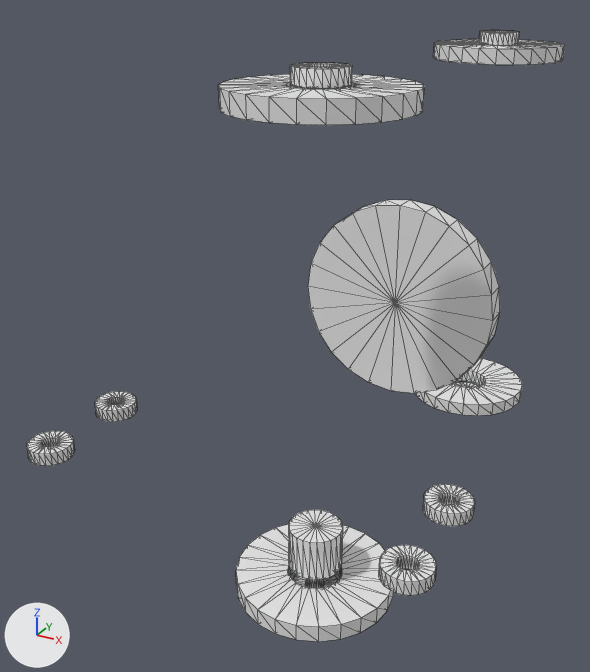
Before and after pictures for a commit that changed the OBJ model assets/elexhub/provisional/meshes/turret__steel.obj.
Before and after are seen from a 50 mm lens placed at (0.034, -0.1215, 0.0362), pointed at (-0.0143, -0.0337, -0.0077). The lights are fixed; the arrows at lower left show +X, +Y and +Z. The picture after the commit comes second. Mesh edges are drawn as thin lines. Where no turn or scale is listed for an object, it has been applied to the vertices.

Objects in the first picture: 'turret__steel'.
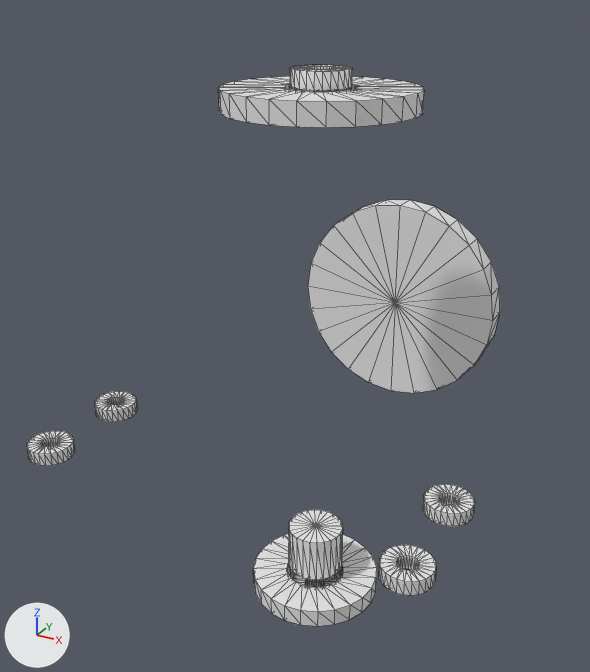
The change, as a list of edits to the scene's bpy script:
```text
Change me_turret__steel:
    used by ob_turret__steel; location = (0.0, 0.0, 0.0)
    remove me_turret__steel.from_pydata(...)  # 1252 vertices, 2496 faces; spans x -0.0357..0.0157, y -0.064..0.009, z -0.0291..0.0291
    add me_turret__steel.from_pydata(...)  # 868 vertices, 1728 faces; spans x -0.0357..0.0157, y -0.064..-0.0315, z -0.0289..0.0289
    me_turret__steel part 1: the loose piece of 96 vertices spanning x -0.0027..0.0027, y -0.0577..-0.0523, z -0.0291..-0.0275 is moved by (0.0, 0.0, 0.0002)
    me_turret__steel part 2: the loose piece of 96 vertices spanning x -0.009..0.009, y -0.064..-0.046, z 0.0255..0.0275 is moved by (0.0, 0.0, -0.0002)
    me_turret__steel part 3: the loose piece of 96 vertices spanning x -0.0027..0.0027, y -0.0577..-0.0523, z 0.0275..0.0291 is moved by (0.0, 0.0, -0.0002)
    me_turret__steel part 4: the loose piece of 96 vertices spanning x -0.009..0.009, y -0.064..-0.046, z -0.0275..-0.0255 is rebuilt with 96 vertices and now spans x -0.007..0.007, y -0.062..-0.048, z -0.0273..-0.0253
    me_turret__steel part 5: the loose piece of 96 vertices spanning x -0.009..0.009, y -0.009..0.009, z -0.0275..-0.0255 is deleted
    me_turret__steel part 6: the loose piece of 96 vertices spanning x -0.0027..0.0027, y -0.0027..0.0027, z -0.0291..-0.0275 is deleted
    me_turret__steel part 7: the loose piece of 96 vertices spanning x -0.009..0.009, y -0.009..0.009, z 0.0255..0.0275 is deleted
    me_turret__steel part 8: the loose piece of 96 vertices spanning x -0.0027..0.0027, y -0.0027..0.0027, z 0.0275..0.0291 is deleted
```

Boxes (x1, y1, x2, y2) around the edits, measured in the pictures (590 x 672 px; the box of a moved part takes in the faces that stretch with it):
'turret__steel', reshaped (12% narrower, 8% shorter)
    before: (27, 31, 565, 642)
    after: (27, 65, 500, 626)
part 1 of me_turret__steel, moved or reshaped
    before: (293, 575, 337, 588)
    after: (292, 574, 338, 587)
part 2 of me_turret__steel, moved or reshaped
    before: (218, 74, 424, 125)
    after: (218, 76, 424, 128)
part 3 of me_turret__steel, moved or reshaped
    before: (290, 63, 352, 89)
    after: (290, 65, 352, 91)
part 4 of me_turret__steel, rebuilt (21% narrower, 22% shorter)
    before: (236, 524, 394, 642)
    after: (253, 534, 377, 626)
part 5 of me_turret__steel, deleted
    before: (415, 358, 522, 416)
part 6 of me_turret__steel, deleted (mostly hidden)
    before: (455, 382, 478, 387)
part 7 of me_turret__steel, deleted
    before: (433, 39, 565, 65)
part 8 of me_turret__steel, deleted
    before: (479, 31, 519, 45)
